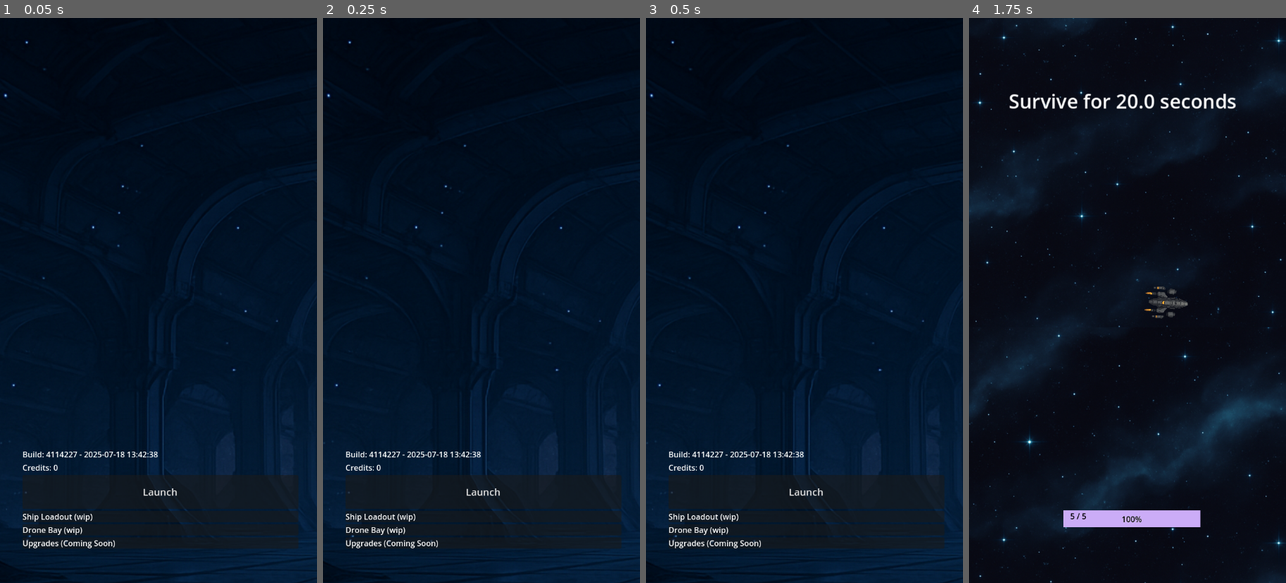
Above: before the commit, frames 1-4 (left to right).
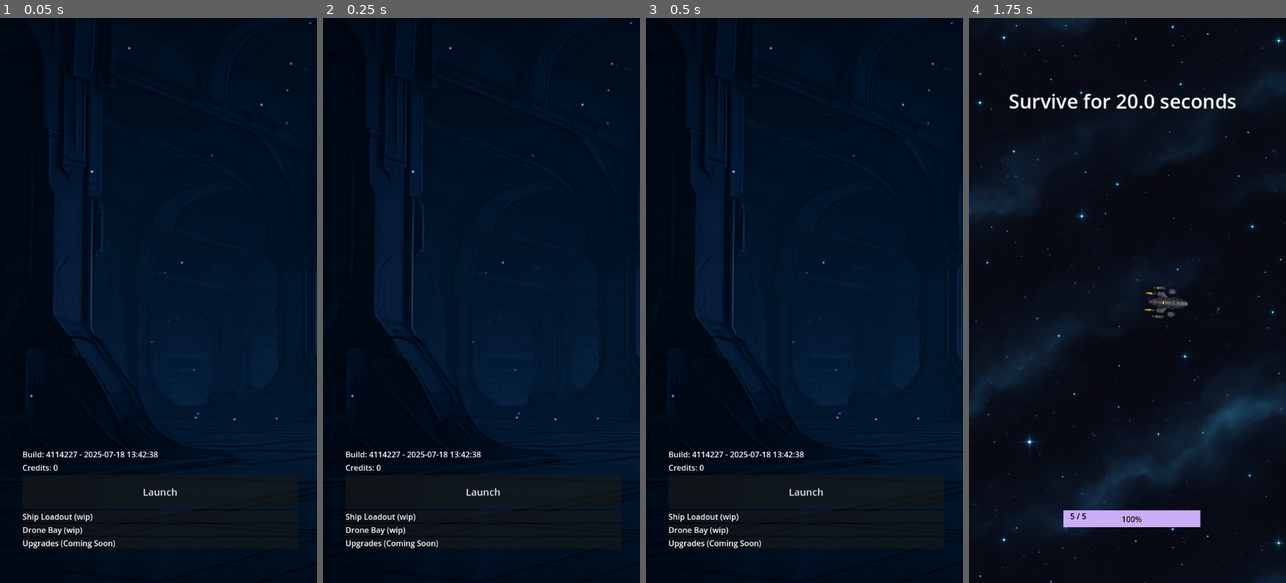
Above: after the commit, the same moments.

Repository: samjhill/echo-sector
Game: Godot game, scene res://hangar.tscn
The game is run twice, just before and just after one commit, with the same random seed, the same clock (stepped at 60 frames per second) and the same inputs.
Inputs (mouse positions are in pixels of both pictures, inside the frame that each line leads up to):
- Up to frame 1 (0.05 s): no input
- Up to frame 2 (0.25 s): no input
- Up to frame 3 (0.5 s): no input
- Up to frame 4 (1.75 s): click "Launch" at 0.5 s; tap Enter at 1.25 s; move the mouse to (1197, 272) at 1.27 s; hold Right (ui_right) from 1.28 s (still down); click (1197, 272) at 1.42 s

The runs differ from the first frame. In frame 1, 9.9% of the frame differs, in the area x 0-100%, y 0-100%; in frame 2, 9.7%; in frame 3, 9.6%; in frame 4, nothing differs.

Commit message:
add scrolling background for fun and prettiness

Diff:
--- a/hangar.tscn
+++ b/hangar.tscn
@@ -1,7 +1,8 @@
-[gd_scene load_steps=4 format=3 uid="uid://dec0onipaltl0"]
+[gd_scene load_steps=5 format=3 uid="uid://dec0onipaltl0"]
 
 [ext_resource type="Script" uid="uid://bms1x1aerl2q8" path="res://hangar.gd" id="1_2d16u"]
 [ext_resource type="Texture2D" uid="uid://c3a3pnv8sv4gt" path="res://hangar.png" id="2_fpkqt"]
+[ext_resource type="Script" uid="uid://0jvij7hxlk4s" path="res://texture_rect.gd" id="3_fqqng"]
 
 [sub_resource type="Theme" id="Theme_fpkqt"]
 
@@ -62,9 +63,10 @@
 
 [node name="TextureRect" type="TextureRect" parent="Hangar"]
 layout_mode = 0
-offset_left = -433.0
-offset_top = -126.0
-offset_right = 1157.0
-offset_bottom = 1464.0
+offset_left = -88.0
+offset_top = -376.0
+offset_right = 1502.0
+offset_bottom = 1214.0
 mouse_filter = 2
 texture = ExtResource("2_fpkqt")
+script = ExtResource("3_fqqng")
--- /dev/null
+++ b/texture_rect.gd
@@ -0,0 +1,21 @@
+extends TextureRect
+
+@export var scroll_speed: float = 20.0 # pixels per second
+
+var start_position: Vector2
+var max_offset: float
+
+func _ready():
+	start_position = position
+	var texture_width = texture.get_width()
+	var visible_width = get_rect().size.x
+	max_offset = texture_width - visible_width
+	set_clip_contents(true)
+
+func _process(delta):
+	if position.x < -(max_offset):
+		print("moving")
+		position.x -= scroll_speed * delta
+	else:
+		print("bg x", position.x)
+		print("offset", -(max_offset))
Not shown, added: texture_rect.gd.uid
